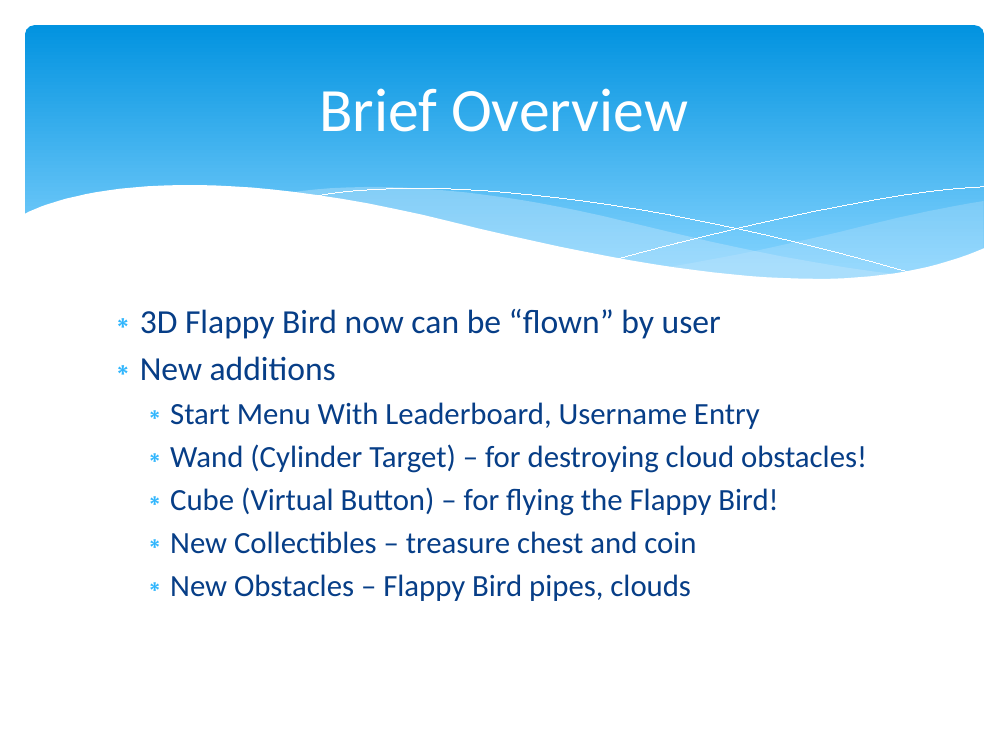
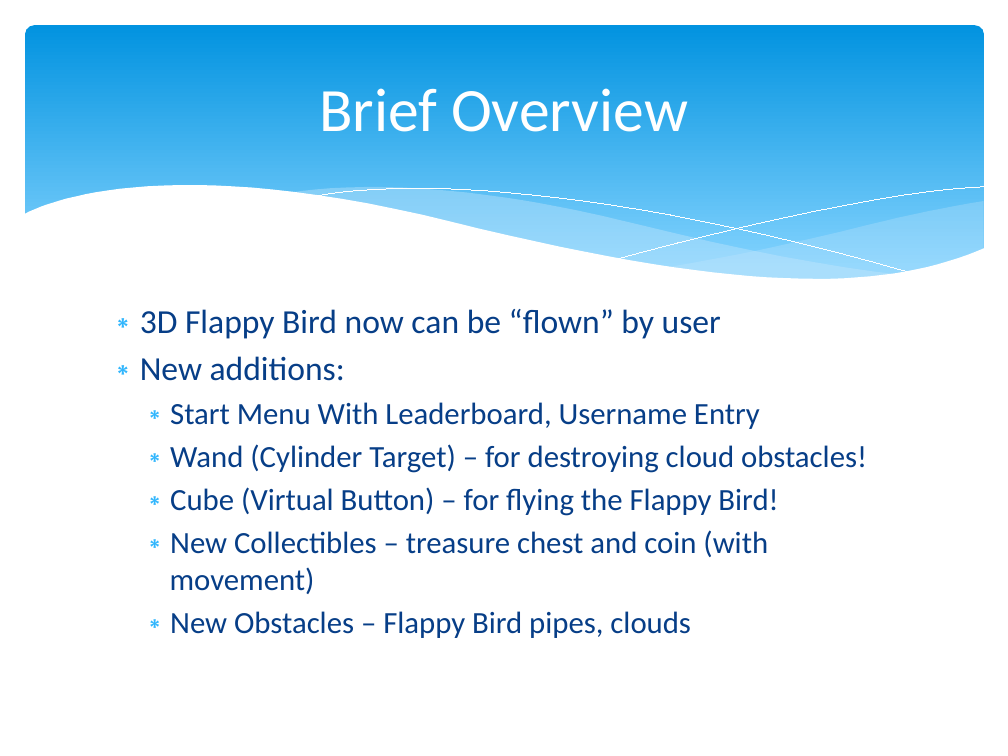
Before and after one commit to jpf2141/FlappyBird3D, a slide deck: slide 2 of progressreport2.pptx. Drawn at 1008x756 pixels with LibreOffice and Linux fonts; fonts in the diff are those of the drawing. Boxes give left, top, right and bottom in pixels: in the first picture for what was removed or moved away, otherwise in the second. Text is boxed around its words. In the diff, an @@ line names an element or a change of style, - is before the commit and + after.

```diff
--- a/progressreport2.pptx
+++ b/progressreport2.pptx
@@ text at (140,356,345,381): text changed @@
-∗ New additions
+∗ New additions:
@@ text at (170,530,768,594): text changed @@
-  ∗ New Collectibles – treasure chest and coin
+  ∗ New Collectibles – treasure chest and coin (with movement)
```
Also in this commit, not shown: 1 other slide changed.
